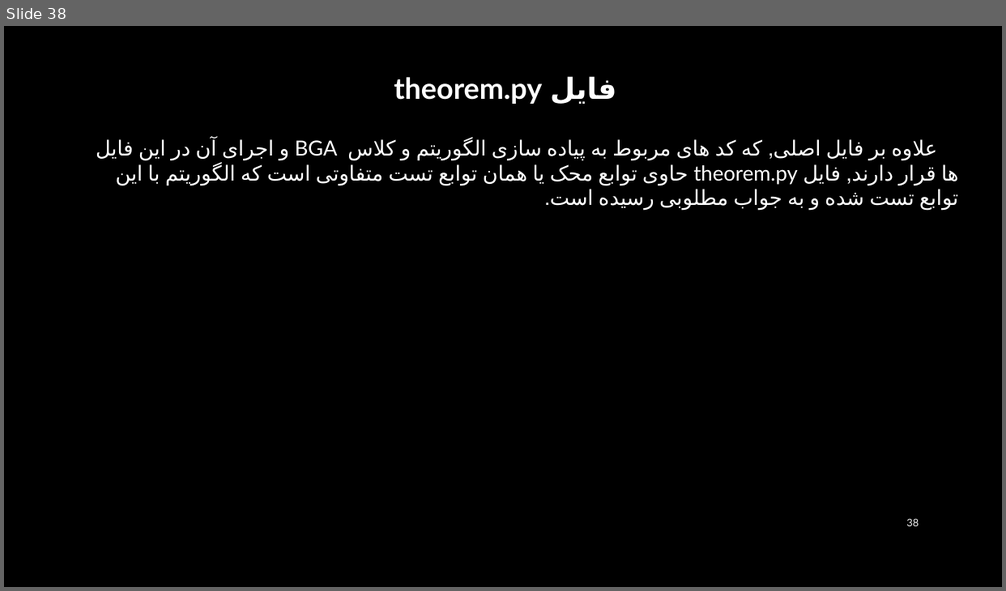
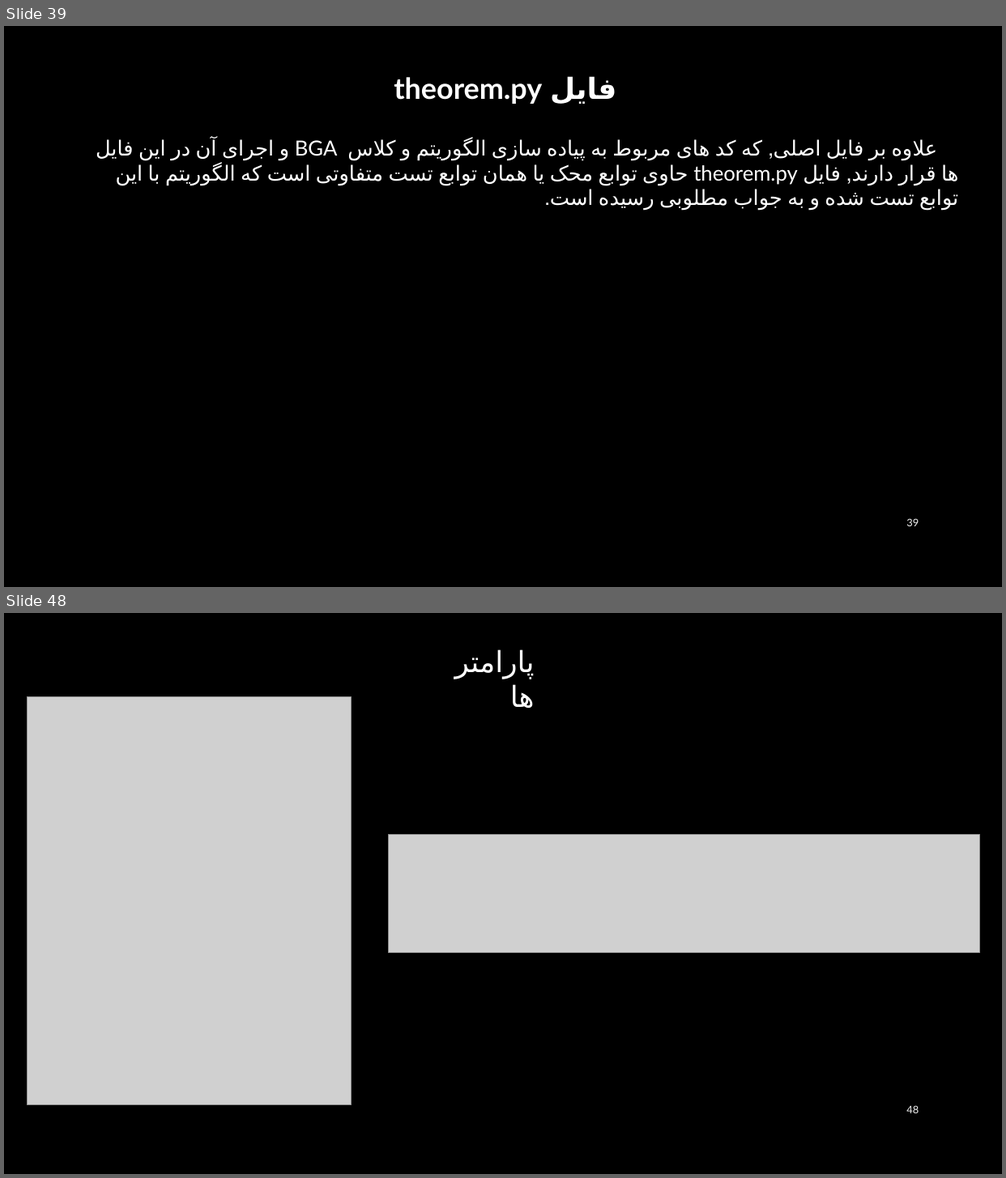
Before and after one commit to AmirAAZ818/Soft_Computing_Course, a slide deck: HW_1/BGA DOCUMENT.pptx. Shown one above the other, each under a label of ours: slide 38 before the commit, slides 39 and 48 after it; the slides between them are not shown. The pictures are 1006x591 and 1006x1178 pixels, drawn with LibreOffice and Linux fonts; fonts in the diff are those of the drawing; grey boxes stand for pictures; background and template pictures are left out. Boxes give left, top, right and bottom in pixels: in the first picture for what was removed or moved away, otherwise in the second. Text is boxed around its words. In the diff, an @@ line names an element or a change of style, - is before the commit and + after.

```diff
--- a/HW_1/BGA DOCUMENT.pptx
+++ b/HW_1/BGA DOCUMENT.pptx
@@ slide 48 added at bbox=[4, 613, 1002, 1174], background picture (left out) @@
@@ text added at bbox=[455, 649, 535, 708], 28 pt, text #FFFFFF @@
+پارامتر ها
@@ picture added at bbox=[27, 697, 351, 1105] @@
@@ picture added at bbox=[388, 835, 979, 953] @@
@@ page number added at bbox=[906, 1105, 918, 1114], 10 pt, text #F2F2F2 @@
+48
@@ what was slide 38 is now slide 39 @@
@@ page number at bbox=[906, 518, 918, 527]: text changed @@
-38
+39
```
Also in this commit, not shown: 1 slide changed, 11 other slides added, 4 other files.
